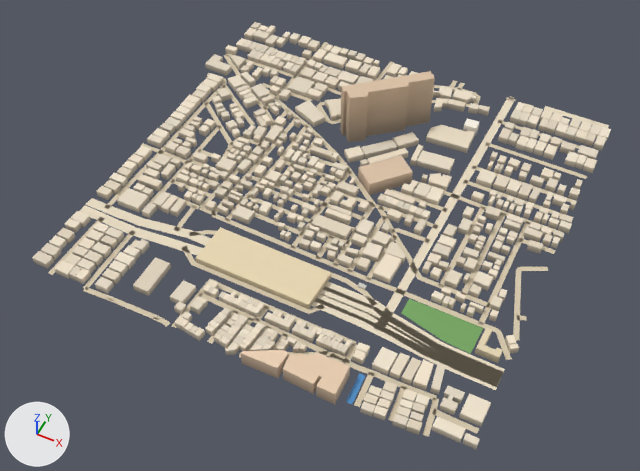
The glTF model public/assets/bengaluru-region-v1/tiles/t-1_-14-l1.glb, before and after one commit.
The view is the same before and after, from a camera (50 mm lens) standing at (54.0, -7408.0, 734.0) and looking at (-246.0, -6810.0, -15.0). Every picture has the same lights, and +X, +Y and +Z are marked at lower left. The older version comes first.

The first picture shows 'building', 'ground' and 1 more.
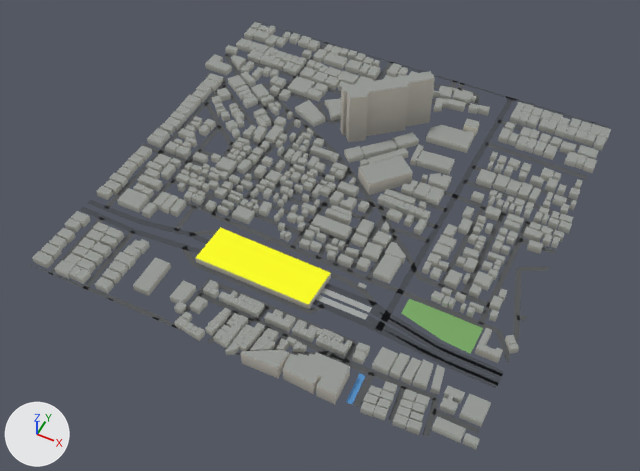
Where the change shows, as pixel boxes (x1, y1, x2, y2) in the pictures (640 x 471 px; the box of a moved part takes in the faces that stretch with it):
'ground', reshaped
    before: (48, 42, 609, 437)
    after: (29, 22, 608, 437)
part 1 of me_building, recoloured (darker)
    both: (32, 22, 611, 448)
part 2 of me_ground, moved or reshaped
    before: (320, 287, 372, 314)
    after: (321, 288, 372, 312)
part 3 of me_ground, moved or reshaped
    before: (374, 99, 514, 331)
    after: (375, 100, 513, 331)
part 4 of me_ground, rebuilt
    before: (79, 205, 500, 390)
    after: (80, 207, 498, 388)
part 5 of me_ground, rebuilt
    before: (323, 282, 505, 378)
    after: (324, 283, 504, 376)
part 6 of me_ground, rebuilt
    before: (85, 198, 211, 245)
    after: (87, 199, 210, 244)
part 7 of me_ground, rebuilt
    before: (364, 314, 501, 387)
    after: (366, 315, 500, 385)
part 8 of me_ground, rebuilt
    before: (369, 307, 504, 380)
    after: (369, 308, 502, 379)
part 9 of me_ground, rebuilt (7% shorter)
    before: (315, 294, 369, 321)
    after: (316, 295, 368, 320)
part 10 of me_ground, rebuilt
    before: (155, 316, 170, 327)
    after: (156, 315, 183, 331)
part 11 of me_ground, added
    after: (258, 22, 507, 97)
part 12 of me_ground, moved or reshaped
    before: (354, 93, 609, 434)
    after: (354, 93, 608, 437)
part 13 of me_ground, moved or reshaped
    before: (48, 237, 252, 358)
    after: (29, 237, 254, 356)
part 14 of me_ground, moved or reshaped
    before: (224, 42, 381, 208)
    after: (224, 43, 381, 208)
part 15 of me_ground, moved or reshaped
    before: (227, 136, 248, 157)
    after: (141, 136, 248, 157)
part 16 of me_ground, recoloured
    both: (48, 43, 608, 434)

Edits to the bpy script that builds the scene:
```text
Change me_building:
    used by ob_building; location = (-500.0, -7000.0, 0.0)
    remove me_building.from_pydata(...)  # 5378 vertices, 6801 faces; spans x -9.0..506.0, y -7.0..493.0, z 0.0..69.0
    add me_building.from_pydata(...)  # 5378 vertices, 8224 faces; spans x -9.0..506.0, y -7.0..493.0, z 0.0..69.0
    me_building part 1: 6801 kept faces spanning x -9.0..506.0, y -7.0..493.0, z 0.0..69.0 get new vertex colours
Change me_ground:
    used by ob_ground; location = (-500.0, -7000.0, 0.0)
    remove me_ground.from_pydata(...)  # 1203 vertices, 970 faces; spans x -2.0..502.0, y -3.0..504.0, z 1.0
    add me_ground.from_pydata(...)  # 1277 vertices, 1042 faces; spans x 0.0..500.0, y 0.0..500.0, z 1.0
    me_ground part 2: the loose piece of 10 vertices spanning x 229.0..354.0, y 103.0..118.0, z 1.0 is scaled about its middle by (1, 0.595, 1)
    me_ground part 3: the loose piece of 44 vertices spanning x 366.0..380.0, y 89.0..496.0, z 1.0 is scaled about its middle by (0.722, 1, 1)
    me_ground part 4: the loose piece of 42 vertices spanning x 0.0..500.0, y 75.0..107.0, z 1.0 is rebuilt with 44 vertices and now spans x 0.0..500.0, y 77.0..105.0, z 1.0
    me_ground part 5: the loose piece of 28 vertices spanning x 195.0..500.0, y 90.0..124.0, z 1.0 is rebuilt with 28 vertices and now spans x 195.0..500.0, y 93.0..121.0, z 1.0
    me_ground part 6: the loose piece of 18 vertices spanning x 0.0..196.0, y 100.0..121.0, z 1.0 is rebuilt with 20 vertices and now spans x 0.0..196.0, y 102.0..118.0, z 1.0
    me_ground part 7: the loose piece of 14 vertices spanning x 353.0..500.0, y 79.0..105.0, z 1.0 is rebuilt with 16 vertices and now spans x 353.0..500.0, y 81.0..102.0, z 1.0
    me_ground part 8: the loose piece of 12 vertices spanning x 352.0..500.0, y 86.0..115.0, z 1.0 is rebuilt with 14 vertices and now spans x 353.0..500.0, y 89.0..112.0, z 1.0
    me_ground part 9: the loose piece of 10 vertices spanning x 229.0..354.0, y 93.0..107.0, z 1.0 is rebuilt with 10 vertices and now spans x 229.0..354.0, y 95.0..104.0, z 1.0
    me_ground part 10: the loose piece of 6 vertices spanning x 161.0..179.0, y -3.0..5.0, z 1.0 is rebuilt with 7 vertices and now spans x 161.0..199.0, y 0.0..6.0, z 1.0
    me_ground part 11: a new loose piece of 34 vertices spanning x 0.0..378.0, y 496.0..500.0, z 1.0, in mat_ground
    me_ground part 12: 18 vertices moved from x 377.0..501.0, y 24.0..504.0, z 1.0 to x 378.0..500.0, y 23.0..500.0, z 1.0; 29 vertices removed from x 332.0..502.0, y 20.0..504.0, z 1.0; 49 vertices added at x 333.0..500.0, y 6.0..500.0, z 1.0
    me_ground part 13: 13 vertices moved from x 26.0..262.0, y -3.0..71.0, z 1.0 to x 26.0..266.0, y 0.0..70.0, z 1.0; 7 vertices removed from x 73.0..251.0, y -3.0..23.0, z 1.0; 14 vertices added at x 0.0..250.0, y 0.0..20.0, z 1.0
    me_ground part 14: 16 vertices moved from x 36.0..296.0, y 244.0..475.0, z 1.0 to x 17.0..295.0, y 244.0..476.0, z 1.0; 5 vertices removed from x -2.0..204.0, y 390.0..451.0, z 1.0; 7 vertices added at x 0.0..203.0, y 391.0..453.0, z 1.0
    me_ground part 15: 3 vertices moved from x 99.0..101.0, y 250.0..278.0, z 1.0 to x 99.0..102.0, y 250.0..278.0, z 1.0; 1 vertex removed from x 105.0, y 276.0, z 1.0; 3 vertices added at x 5.0..104.0, y 210.0..275.0, z 1.0
    me_ground part 16: 703 kept faces spanning x 0.0..500.0, y 0.0..500.0, z 1.0 get new vertex colours; the middle colour goes from beige #d7c9ae to dark grey #535556
    other edits to the shape of me_ground do not show in these pictures
```
